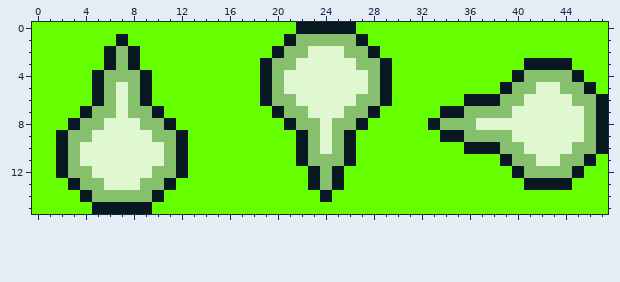
Edited in one commit: pixel-art sprite (assets/sprites/spells/spell-turquoise-ring.png). That is the earlier state.
The file is 48x16 pixels.
New version:
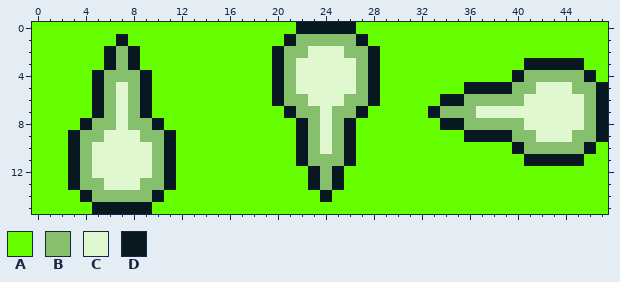
Palette (. is transparent): A #65ff00  B #86c06c  C #e0f8cf  D #071821
The commit says: Update calm and triple fireball spells
Change:
@@ x 0..47 @@
  2 AAAAAADBDAAAAAAAAAAADBBCCCBBDAAAAAAAAAAAAAAAAAAA
- 3 AAAAAADBDAAAAAAAAAADBBCCCCCBBDAAAAAAAAAAADDDDAAA
- 4 AAAAADBBBDAAAAAAAAADBCCCCCCCBDAAAAAAAAAADBBBBDAA
- 5 AAAAADBCBDAAAAAAAAADBCCCCCCCBDAAAAAAAAADBBCCBBDA
- 6 AAAAADBCBDAAAAAAAAADBBCCCCCBBDAAAAAADDDBBCCCCBBD
- 7 AAAADBBCBBDAAAAAAAAADBBCCCBBDAAAAADDBBBBCCCCCCBD
- 8 AAADBBCCCBBDAAAAAAAAADBBCBBDAAAAADBBBCCCCCCCCCBD
- 9 AADBBCCCCCBBDAAAAAAAAADBCBDAAAAAAADDBBBBCCCCCCBD
-10 AADBCCCCCCCBDAAAAAAAAADBCBDAAAAAAAAADDDBBCCCCBBD
-11 AADBCCCCCCCBDAAAAAAAAADBBBDAAAAAAAAAAAADBBCCBBDA
-12 AADBBCCCCCBBDAAAAAAAAAADBDAAAAAAAAAAAAAADBBBBDAA
-13 AAADBBCCCBBDAAAAAAAAAAADBDAAAAAAAAAAAAAAADDDDAAA
+ 3 AAAAAADBDAAAAAAAAAAADBCCCCCBDAAAAAAAAAAAADDDDDAA
+ 4 AAAAADBBBDAAAAAAAAAADBCCCCCBDAAAAAAAAAAADBBBBBDA
+ 5 AAAAADBCBDAAAAAAAAAADBCCCCCBDAAAAAAADDDDBBCCCBBD
+ 6 AAAAADBCBDAAAAAAAAAADBBCCCBBDAAAAADDBBBBBCCCCCBD
+ 7 AAAAADBCBDAAAAAAAAAAADBBCBBDAAAAADBBBCCCCCCCCCBD
+ 8 AAAADBBCBBDAAAAAAAAAAADBCBDAAAAAAADDBBBBBCCCCCBD
+ 9 AAADBBCCCBBDAAAAAAAAAADBCBDAAAAAAAAADDDDBBCCCBBD
+10 AAADBCCCCCBDAAAAAAAAAADBCBDAAAAAAAAAAAAADBBBBBDA
+11 AAADBCCCCCBDAAAAAAAAAADBBBDAAAAAAAAAAAAAADDDDDAA
+12 AAADBCCCCCBDAAAAAAAAAAADBDAAAAAAAAAAAAAAAAAAAAAA
+13 AAADBBCCCBBDAAAAAAAAAAADBDAAAAAAAAAAAAAAAAAAAAAA
 14 AAAADBBBBBDAAAAAAAAAAAAADAAAAAAAAAAAAAAAAAAAAAAA
Pixel boxes of the changes (left, top, right, bottom) in both pictures:
changed: (260, 58, 392, 130)
changed: (428, 58, 608, 190)
changed: (56, 106, 188, 178)
